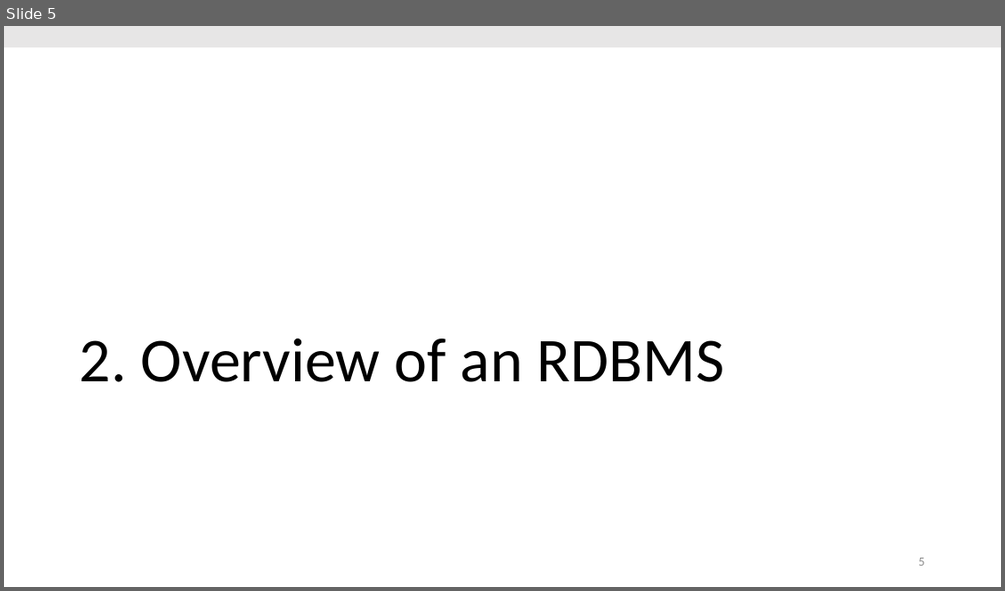
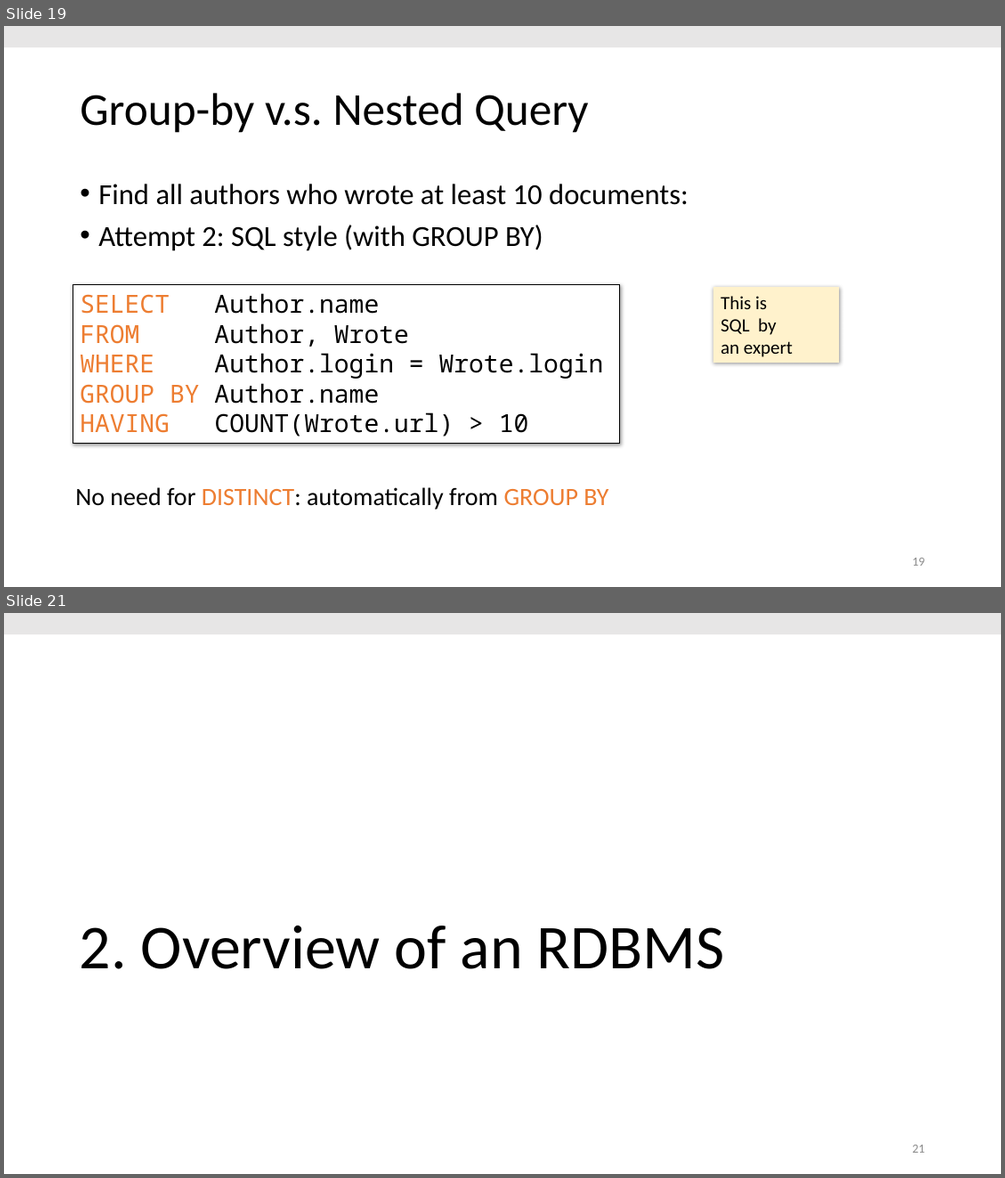
Before and after one commit to thodrek/cs639_spring19, a slide deck: lectures/lecture-6/Lecture_6_Princ.pptx. Shown one above the other, each under a label of ours: slide 5 before the commit, slides 19 and 21 after it; the slides between them are not shown. The pictures are 1005x591 and 1005x1178 pixels, drawn with LibreOffice and Linux fonts; fonts in the diff are those of the drawing. Boxes give left, top, right and bottom in pixels: in the first picture for what was removed or moved away, otherwise in the second. Text is boxed around its words. In the diff, an @@ line names an element or a change of style, - is before the commit and + after.

```diff
--- a/lectures/lecture-6/Lecture_6_Princ.pptx
+++ b/lectures/lecture-6/Lecture_6_Princ.pptx
@@ slide 19 added at [4, 26, 1001, 587], background #FFFFFF @@
@@ rectangle added at [4, 26, 1001, 47], fill #E7E6E6 @@
@@ title added at [80, 93, 588, 133], 44 pt, text #000000 @@
+Group-by v.s. Nested Query
@@ text added at [98, 184, 688, 251], 28 pt, text #000000 @@
+• Find all authors who wrote at least 10 documents:
+• Attempt 2: SQL style (with GROUP BY)
@@ rectangle added at [73, 285, 620, 443], fill #FFFFFF, outline #000000 0.75 pt, 24 pt, text #000000 @@
+SELECT Author.name
+FROM Author, Wrote
+WHERE Author.login = Wrote.login
+GROUP BY Author.name
+HAVING COUNT(Wrote.url) > 10
@@ rectangle added at [713, 287, 840, 362], fill #FFF2CC, 18 pt, text #000000 @@
+This is
+SQL by
+an expert
@@ text added at [75, 487, 608, 509], 24 pt, text #000000 @@
+No need for DISTINCT: automatically from GROUP BY
@@ page number added at [912, 557, 924, 565], 12 pt, text #8C8C8C @@
+19
@@ what was slide 5 is now slide 21 @@
@@ page number at [912, 1144, 924, 1152]: text changed @@
-5
+21
```
Also in this commit, not shown: 15 other slides added, 3 other files.
